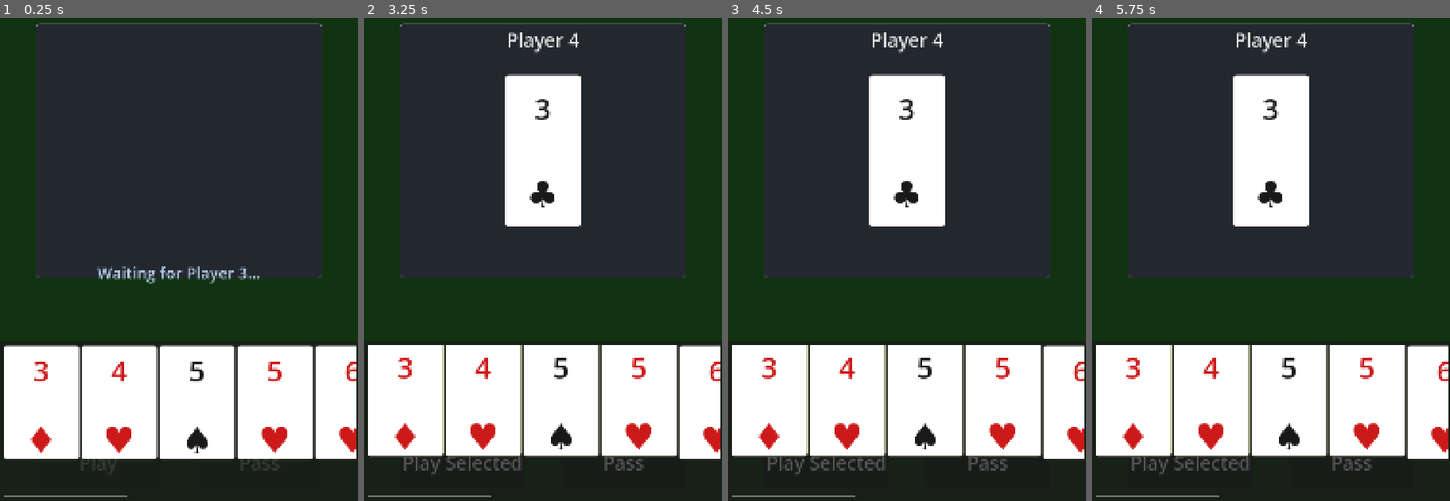
Above: before the commit, frames 1-4 (left to right).
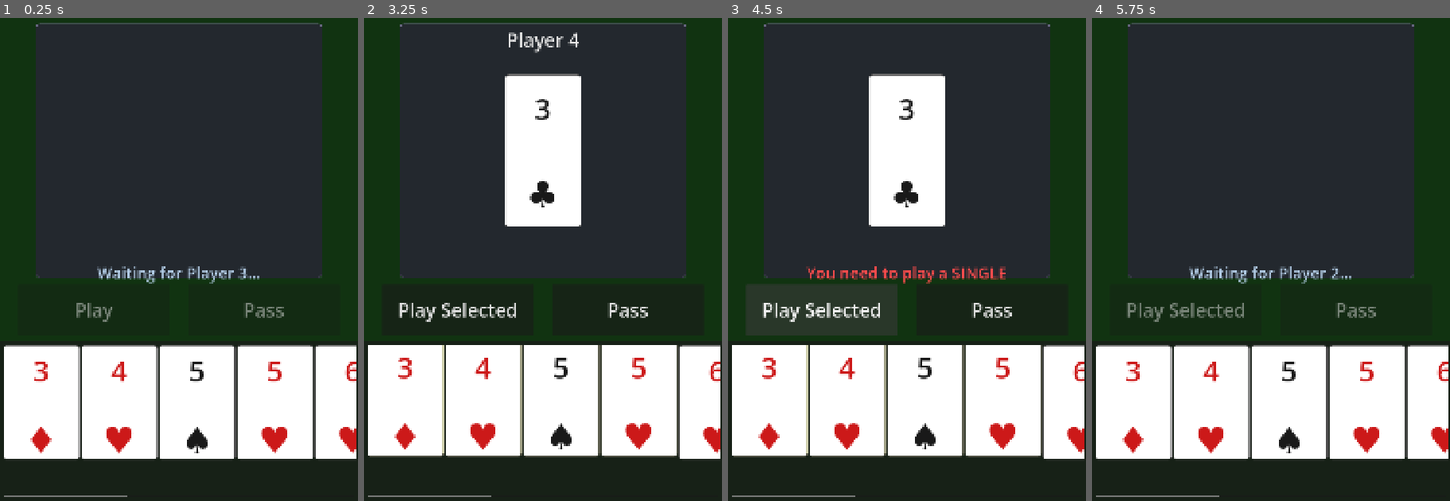
Above: after the commit, the same moments.

Repository: binhrobles/thirteen
Game: Godot game, scene res://scenes/main.tscn
Two runs of this game, one before a commit and one after it. Both use one fixed random seed, a clock stepped at 60 frames per second and the inputs below.
Inputs (mouse positions are in pixels of both pictures, inside the frame that each line leads up to):
- Up to frame 1 (0.25 s): no input
- Up to frame 2 (3.25 s): tap Enter at 0.5, 2 s; move the mouse to (406, 404) at 0.52 s; click (406, 404) at 0.67 s; tap Space at 1.25, 2.75 s; move the mouse to (482, 404) at 1.27 s; click (482, 404) at 1.42 s; move the mouse to (560, 404) at 2.02 s; click (560, 404) at 2.17 s; move the mouse to (639, 404) at 2.77 s; click (639, 404) at 2.92 s
- Up to frame 3 (4.5 s): click "Play Selected" at 3.5 s; click "Play Selected" at 4.25 s
- Up to frame 4 (5.75 s): click "Pass" at 5 s

The runs differ from the first frame. In frame 1, 0.4% of the frame differs, in the area x 21-80%, y 58-95%; in frame 2, 1.2%; in frame 3, 2.3%; in frame 4, 11%, in the area x 1-88%, y 2-95%.

Commit message:
Fix button positioning: move above player hand for accessibility
Buttons were positioned behind the player hand area and unclickable.

Now positioned in the gap between play area (65%) and player hand (75%):
- Buttons occupy 66-74% of screen height (8% total)
- Full width with 5% margins on each side
- 2.5% gap between Play and Pass buttons
- Clearly visible and clickable on all screen sizes

Co-Authored-By: Claude Sonnet 4.5 <noreply@anthropic.com>

Diff:
--- a/scripts/main.gd
+++ b/scripts/main.gd
@@ -23,9 +23,7 @@
 func _setup_buttons() -> void:
 	"""Configure buttons and labels for mobile with responsive sizing"""
 	var viewport_size := get_viewport_rect().size
-	var button_height := viewport_size.y * 0.08  # 8% of viewport height
 	var button_font_size := int(viewport_size.y * 0.03)  # 3% of viewport height
-	var bottom_margin := viewport_size.y * 0.02  # 2% from bottom
 
 	# Configure title labels to be larger and more visible
 	var title_font_size := int(viewport_size.y * 0.05)  # 5% of viewport height
@@ -37,26 +35,31 @@
 	title_label.visible = false
 	subtitle_label.visible = false
 
+	# Position buttons between play area (ends at 65%) and player hand (starts at 75%)
+	# Buttons go from 66% to 74% of screen height
+	var button_top := 0.66
+	var button_bottom := 0.74
+
 	# Configure Play button (left)
-	play_button.anchor_left = 0.1
-	play_button.anchor_right = 0.45
-	play_button.anchor_top = 1.0
-	play_button.anchor_bottom = 1.0
+	play_button.anchor_left = 0.05
+	play_button.anchor_right = 0.475
+	play_button.anchor_top = button_top
+	play_button.anchor_bottom = button_bottom
 	play_button.offset_left = 0
 	play_button.offset_right = 0
-	play_button.offset_top = -button_height - bottom_margin
-	play_button.offset_bottom = -bottom_margin
+	play_button.offset_top = 0
+	play_button.offset_bottom = 0
 	play_button.add_theme_font_size_override("font_size", button_font_size)
 
 	# Configure Pass button (right)
-	pass_button.anchor_left = 0.55
-	pass_button.anchor_right = 0.9
-	pass_button.anchor_top = 1.0
-	pass_button.anchor_bottom = 1.0
+	pass_button.anchor_left = 0.525
+	pass_button.anchor_right = 0.95
+	pass_button.anchor_top = button_top
+	pass_button.anchor_bottom = button_bottom
 	pass_button.offset_left = 0
 	pass_button.offset_right = 0
-	pass_button.offset_top = -button_height - bottom_margin
-	pass_button.offset_bottom = -bottom_margin
+	pass_button.offset_top = 0
+	pass_button.offset_bottom = 0
 	pass_button.add_theme_font_size_override("font_size", button_font_size)
 
 
